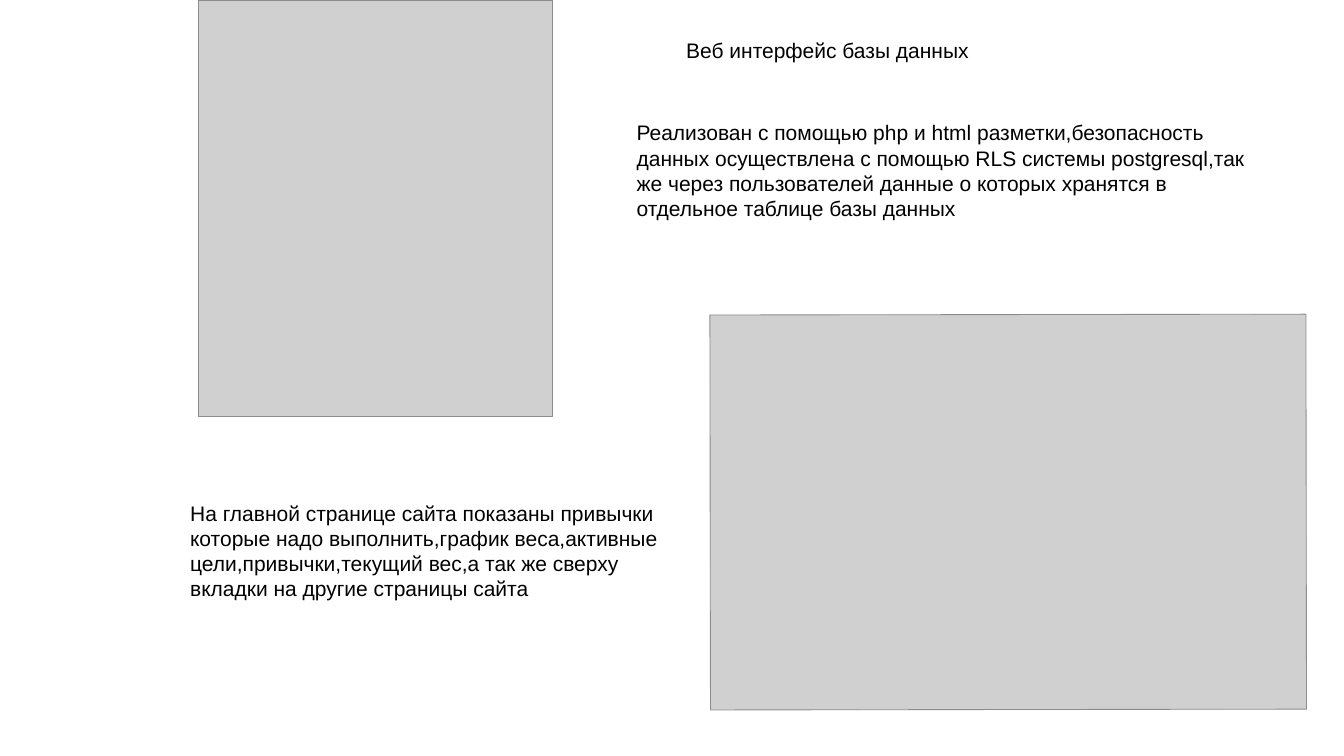
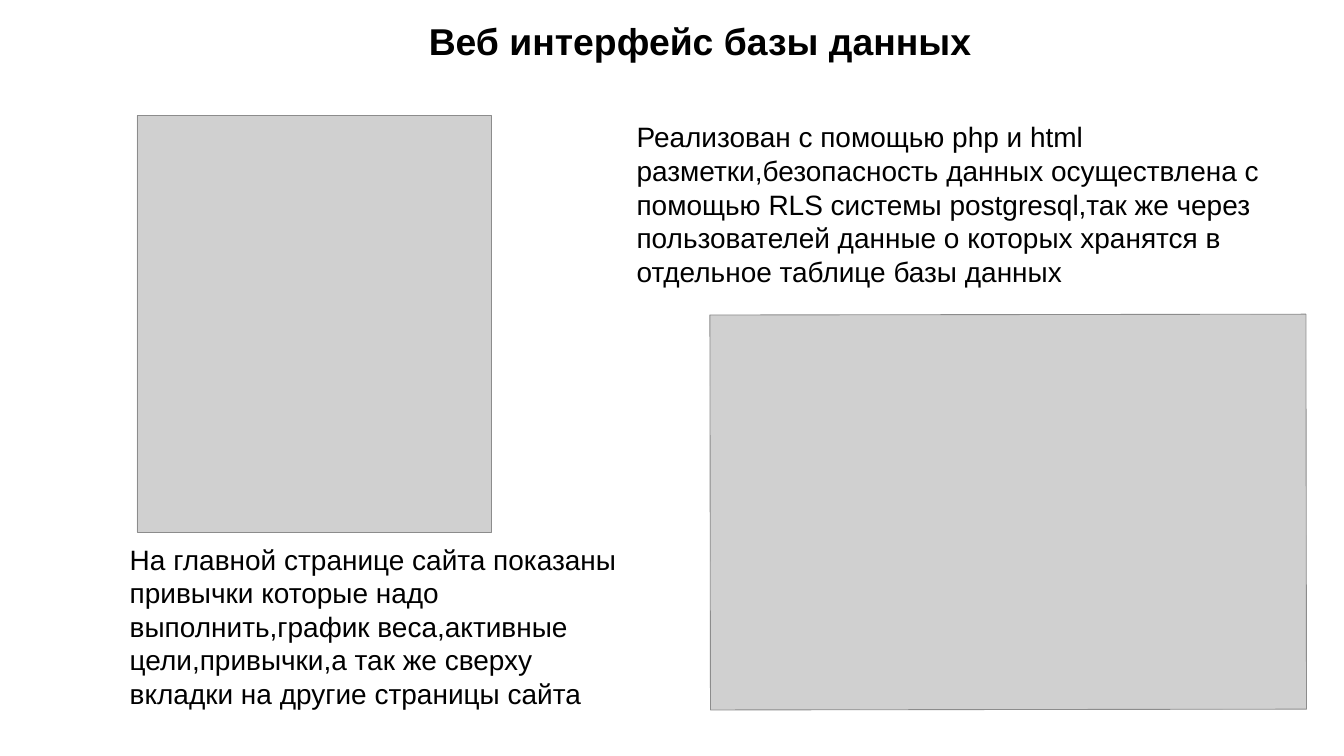
Before and after one commit to dasha2005nastya2006-ai/subd-kursach-414, a slide deck: slide 6 of Tebenkov/Tebenkov.pptx. Drawn at 1344x756 pixels with LibreOffice and Linux fonts; fonts in the diff are those of the drawing; grey boxes stand for pictures; background and template pictures are left out. Boxes give left, top, right and bottom in pixels: in the first picture for what was removed or moved away, otherwise in the second. Text is boxed around its words. In the diff, an @@ line names an element or a change of style, - is before the commit and + after.

```diff
--- a/Tebenkov/Tebenkov.pptx
+++ b/Tebenkov/Tebenkov.pptx
@@ text "Веб интерфейс базы данных" moved from (x1=686, y1=42, x2=969, y2=62) to (x1=429, y1=27, x2=971, y2=63) @@
@@ text "Веб интерфейс базы данных" at (x1=429, y1=27, x2=971, y2=63): size 18 to 32 pt, bold on @@
@@ picture moved from (x1=198, y1=0, x2=553, y2=417) to (x1=137, y1=116, x2=491, y2=533) @@
@@ text "Реализован с помощью php и ..." at (x1=637, y1=126, x2=1259, y2=287): size 18 to 24 pt @@
@@ text at (x1=130, y1=549, x2=616, y2=709): text changed; size 18 to 24 pt @@
-На главной странице сайта показаны привычки которые надо выполнить,график веса,активные цели,привычки,текущий вес,а так же сверху вкладки на другие страницы сайта
+На главной странице сайта показаны привычки которые надо выполнить,график веса,активные цели,привычки,а так же сверху вкладки на другие страницы сайта
```
Also in this commit, not shown: 8 other slides changed.
